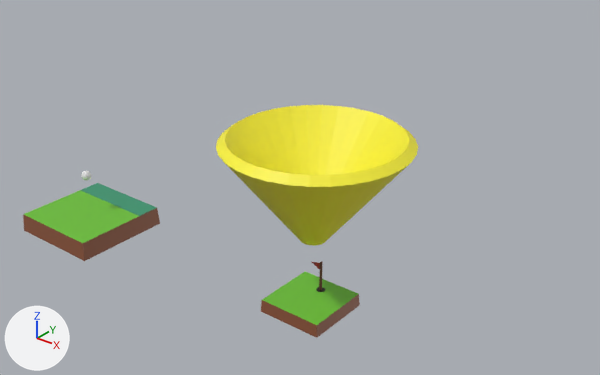
One commit to the glTF model public/assets/level4.glb: the scene before it, then after it.
Both versions are drawn from a 50 mm camera at (13.12, -9.37, 8.24) aimed at (-0.39, 7.51, -2.23). Every picture has the same lights, and +X, +Y and +Z are marked at lower left. Where no turn or scale is listed for an object, it has been applied to the vertices.

Names of what the first picture shows: 'basic-fixed.001', 'basic-moveable.001', 'flag', 'toilet-bowl'.
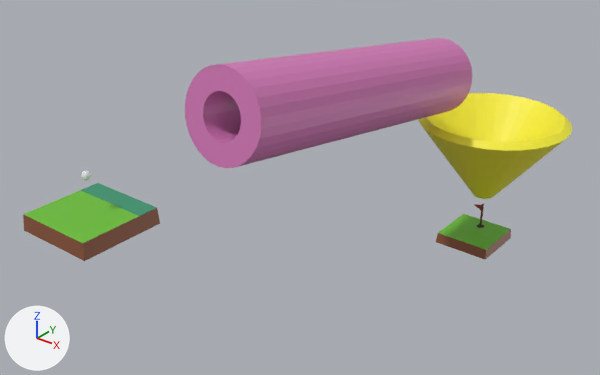
Commit message: level 4 (updated)

Boxes (x1, y1, x2, y2) around the edits, measured in the pictures (600 x 375 px):
'toilet-bowl', moved: before (216, 105, 418, 246); after (418, 93, 572, 199)
'Cylinder', added (pink): after (185, 38, 472, 168)
'basic-fixed.001', moved: before (261, 272, 360, 338); after (436, 214, 511, 260)
'flag', moved: before (312, 261, 325, 292); after (474, 204, 484, 228)

What the commit changed:
Mesh me_cylinder_002 is new.
It has 128 vertices, 256 faces and spans x -1.25..1.25, y -5.41..5.41, z -2.05..2.05.
It uses material mat_material_008 (picture img_color_pallette).
Object 'flag' (ob_flag) moves from (1.0, 6.72, -3.76) to (1.4, 15.96, -5.47).
Object 'basic-fixed.001' (ob_basic_fixed_001) moves from (1.0, 6.25, -4.93) to (1.4, 15.48, -6.65).
Object 'toilet-bowl' (ob_toilet_bowl) moves from (0.97, 6.51, -0.58) to (1.48, 15.95, -2.7).
Object 'Cylinder' (ob_cylinder) is new; it shows me_cylinder_002.
Its location is (0.03, 9.21, 0.27).
